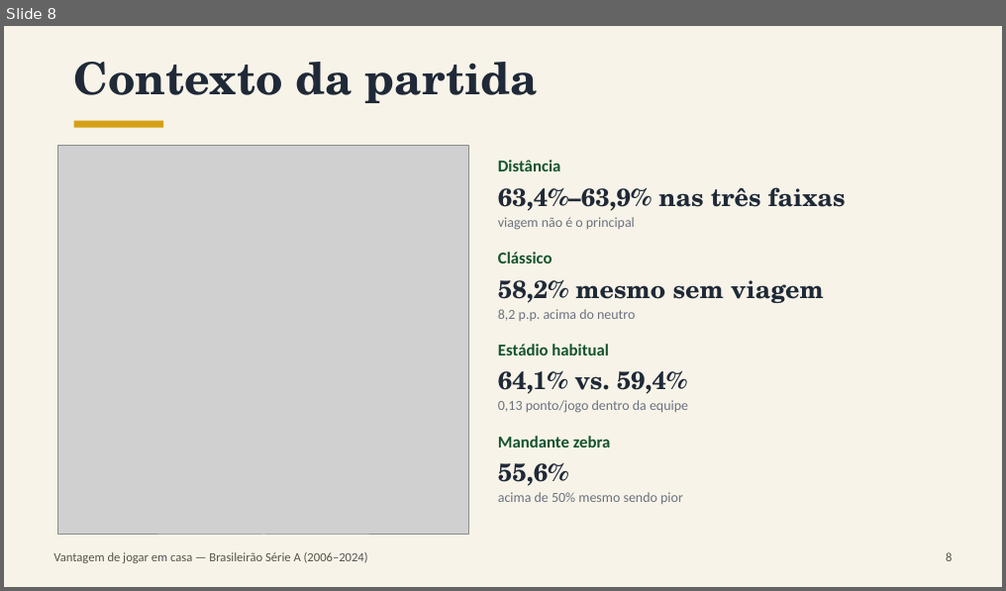
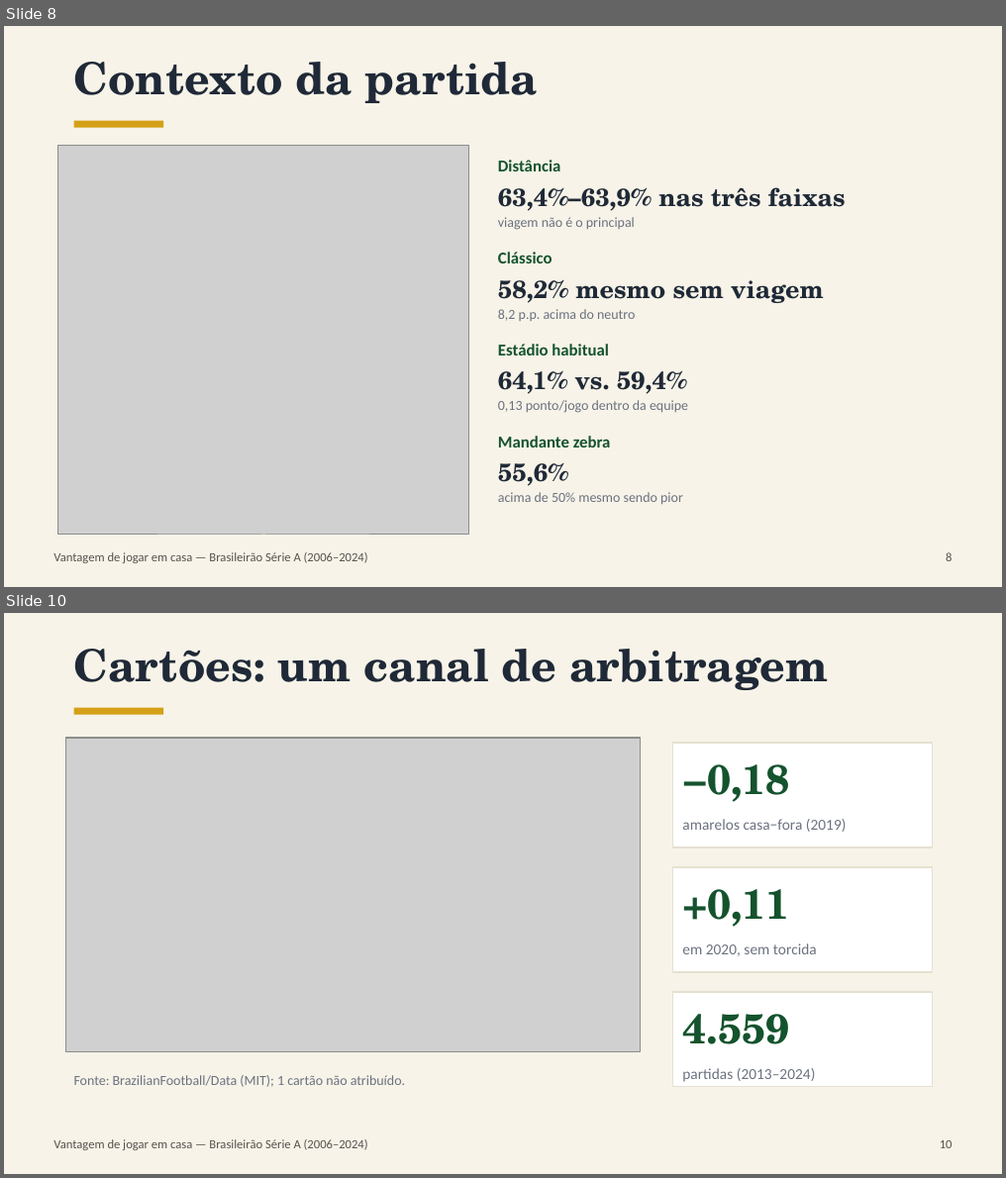
Before and after one commit to EmiyaKiritsugu3/TCC, a slide deck: apresentacao/apresentacao_tcc.pptx. Shown one above the other, each under a label of ours: slide 8 before the commit, slides 8 and 10 after it; the slides between them are not shown. The pictures are 1006x591 and 1006x1178 pixels, drawn with LibreOffice and Linux fonts; fonts in the diff are those of the drawing; grey boxes stand for pictures. Boxes give left, top, right and bottom in pixels: in the first picture for what was removed or moved away, otherwise in the second. Text is boxed around its words. In the diff, an @@ line names an element or a change of style, - is before the commit and + after.

```diff
--- a/apresentacao/apresentacao_tcc.pptx
+++ b/apresentacao/apresentacao_tcc.pptx
@@ slide 10 added at [4, 613, 1002, 1174], background #F7F3E8 @@
@@ text added at [74, 649, 828, 690], 32 pt, text #1F2937, bold @@
+Cartões: um canal de arbitragem
@@ rectangle added at [74, 708, 163, 715], fill #D4A017 @@
@@ picture added at [65, 738, 640, 1053] @@
@@ rectangle added at [672, 743, 932, 848], fill #FFFFFF, outline #E5E0D0 1 pt @@
@@ text added at [682, 764, 789, 802], 30 pt, text #14532D, bold @@
+−0,18
@@ text added at [682, 819, 846, 832], 11 pt, text #6B7280 @@
+amarelos casa−fora (2019)
@@ rectangle added at [672, 867, 932, 972], fill #FFFFFF, outline #E5E0D0 1 pt @@
@@ text added at [682, 889, 789, 927], 30 pt, text #14532D, bold @@
++0,11
@@ text added at [682, 944, 817, 957], 11 pt, text #6B7280 @@
+em 2020, sem torcida
@@ rectangle added at [672, 992, 932, 1087], fill #FFFFFF, outline #E5E0D0 1 pt @@
@@ text added at [682, 1014, 789, 1045], 30 pt, text #14532D, bold @@
+4.559
@@ text added at [74, 1075, 405, 1087], 10 pt, text #6B7280 @@
+Fonte: BrazilianFootball/Data (MIT); 1 cartão não atribuído.
@@ text added at [682, 1068, 816, 1082], 11 pt, text #6B7280 @@
+partidas (2013–2024)
@@ text added at [54, 1140, 368, 1151], 9 pt, text #57534E @@
+Vantagem de jogar em casa — Brasileirão Série A (2006–2024)
@@ text added at [940, 1141, 952, 1149], 9 pt, text #57534E @@
+10
```
Also in this commit, not shown: 6 slides changed, 1 other slide added, 17 other files.
